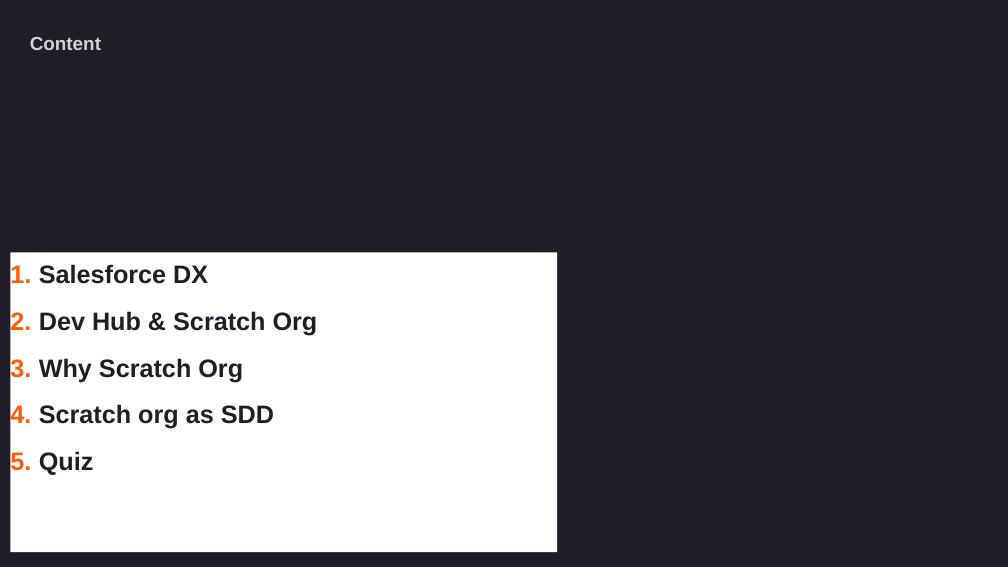
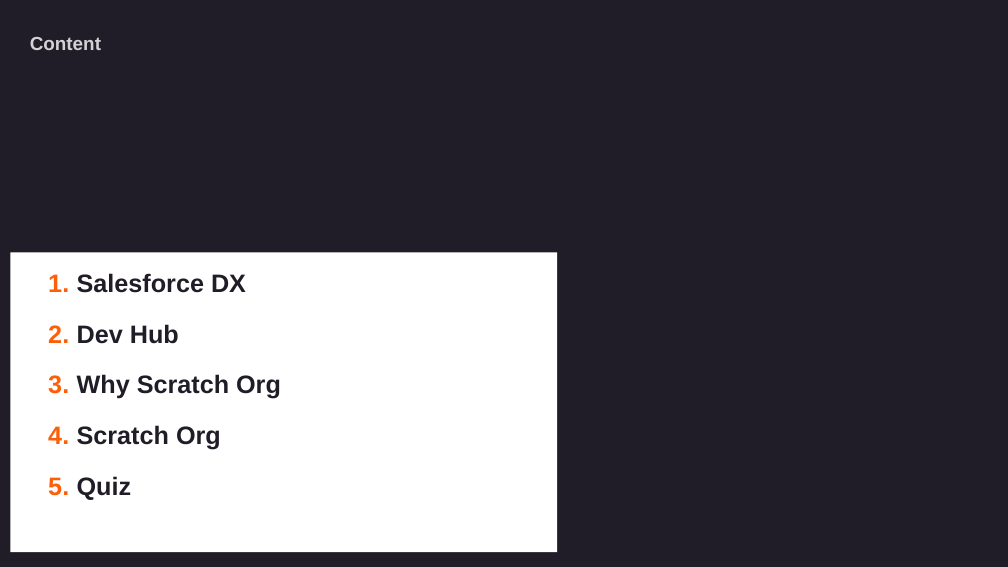
Before and after one commit to novamit/PSL_ScratchOrg, a slide deck: slide 3 of Using Salesforce DX with Scratch org-Amit Barnawal-06072021.pptx (slide 2 before the commit). Drawn at 1008x567 pixels with LibreOffice and Linux fonts; fonts in the diff are those of the drawing; background and template pictures are left out. Boxes give left, top, right and bottom in pixels: in the first picture for what was removed or moved away, otherwise in the second. Text is boxed around its words. In the diff, an @@ line names an element or a change of style, - is before the commit and + after.

```diff
--- a/Using Salesforce DX with Scratch org-Amit Barnawal-06072021.pptx
+++ b/Using Salesforce DX with Scratch org-Amit Barnawal-06072021.pptx
@@ text in rectangle at <box>77,273,281,500</box>: list level 1 to 2 in "Salesforce DX"; line spacing 1.2 to 1.5; list level 1 to 2 in "Why Scratch Org"; list level 1 to 2 in "Quiz" @@
@@ text in rectangle at <box>77,324,179,344</box>: text changed @@
-2. Dev Hub & Scratch Org
+  2. Dev Hub
@@ page number at <box>48,375,69,394</box>: text changed @@
-2
+3
@@ text in rectangle at <box>77,425,221,450</box>: text changed @@
-4. Scratch org as SDD
+  4. Scratch Org
```
Also in this commit, not shown: 3 other slides changed, 19 slides added, 2 slides removed.
